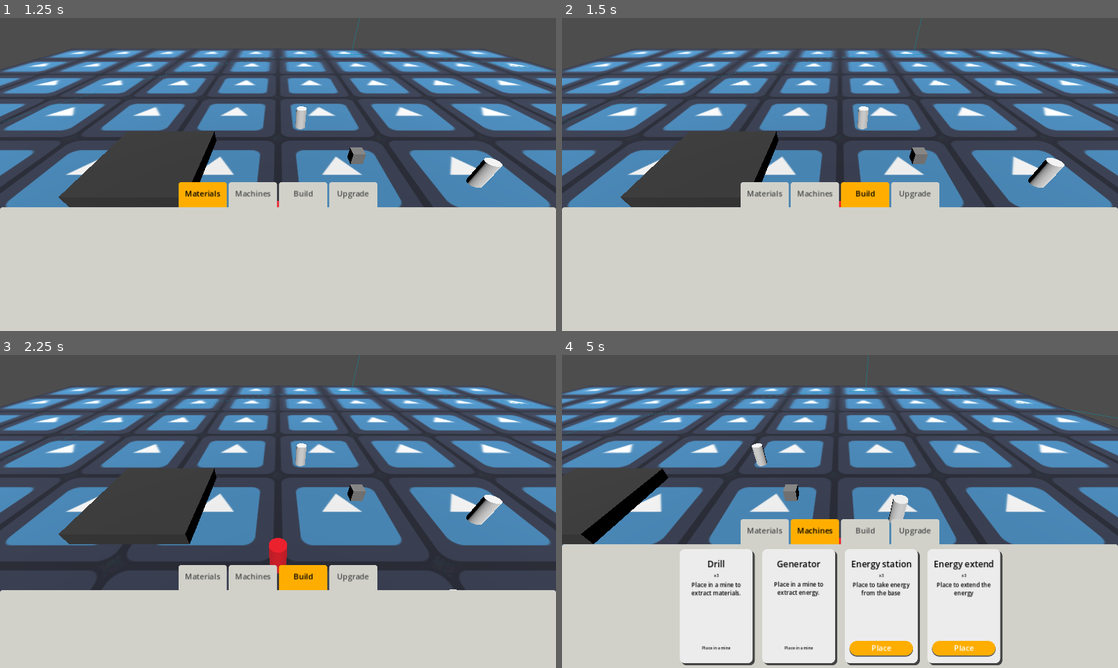
Above: before the commit, frames 1-4 (two rows, left to right).
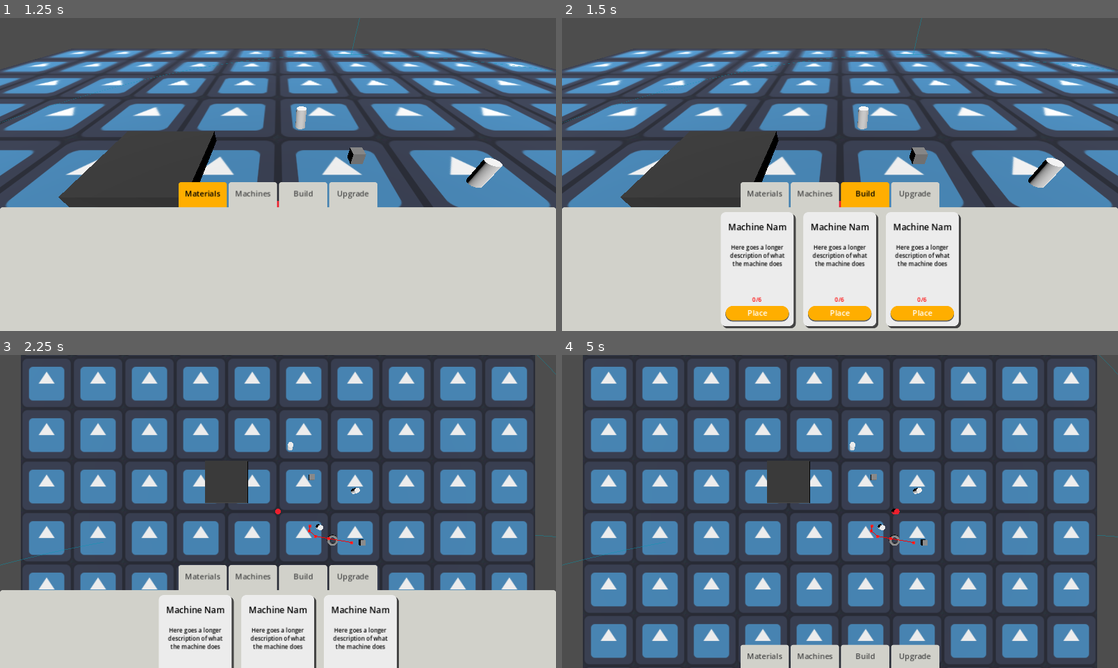
Above: after the commit, the same moments.

Repository: angelR0G/GameOff2024
Game: Godot game, scene res://other_objects/map.tscn
The game is run twice, just before and just after one commit, with the same random seed, the same clock (stepped at 60 frames per second) and the same inputs. The engine's default icon, where the game draws it, is replaced by a stand-in: a white triangle on a blue panel in a dark square.
Inputs (mouse positions are in pixels of both pictures, inside the frame that each line leads up to):
- Up to frame 1 (1.25 s): click "Materials" at 0.5 s
- Up to frame 2 (1.5 s): click "Build" at 1.25 s
- Up to frame 3 (2.25 s): click "Build" (after the commit: "Place") at 2 s
- Up to frame 4 (5 s): move the mouse to (962, 495) at 2.77 s; hold D (right) 2.78-3.53 s; hold E (interact) 2.78-3.53 s; move the mouse to (728, 527) at 3.52 s; hold Q (back) 3.53-4.25 s; click (728, 527) at 3.6 s; click (812, 655) at 4.25 s, where only the run before the commit has a clickable "Machines"

Frame 1 is identical in both runs. In frame 2, 14% of the frame differs, in the area x 28-72%, y 62-100%; in frame 3, 53%; in frame 4, 77%, in the area x 0-100%, y 0-100%.
Error after the commit: Invalid call. Nonexistent function 'get_machine_mesh' in base 'Nil'. (res://other_objects/build_mode.gd:22)

Commit message:
feat: add cost displays for menus

Diff:
--- a/machines/drill.gd
+++ b/machines/drill.gd
@@ -1,4 +1,8 @@
 class_name Drill extends MineMachine
+
+const DRILL_BUILD_COST :Dictionary = {
+	1 : 6 # Material 1, quantity 6
+}
 
 var material_amount :int = 0
 var current_weight :int = 0
--- a/machines/machine_base.gd
+++ b/machines/machine_base.gd
@@ -17,6 +17,7 @@
 var powered:bool = false : set = set_machine_powered
 var can_be_placed_on_world :bool = true
 var place_instructions :String = ""
+var build_cost :Dictionary = {}
 
 
 func is_working() -> bool:
--- a/materials/material_container.gd
+++ b/materials/material_container.gd
@@ -43,12 +43,12 @@
 func get_all_keys() ->Array:
 	return objects.keys()
 
-func get_value_from_id(id:int) -> int:
-	return objects.get(id)
+func get_material_quantity_from_id(id:int) -> int:
+	return objects.get(id, 0)
 
 func transfer_materials(materialsOrigin: MaterialContainer) -> void:
 	for key in materialsOrigin.get_all_keys():
-		var value :int = materialsOrigin.get_value_from_id(key)
+		var value :int = materialsOrigin.get_material_quantity_from_id(key)
 		add_material(key, value)
 	materialsOrigin.clear()
 
--- /dev/null
+++ b/ui/blueprint_cost_display.gd
@@ -0,0 +1,22 @@
+class_name BlueprintCostDisplay extends HBoxContainer
+
+const COST_ICON_SCENE := preload("res://ui/blueprint_cost_icon.tscn")
+
+func set_cost(materials:Dictionary) -> void:
+	for child in get_children():
+		child.queue_free()
+
+	for material_id:int in materials.keys():
+		var required_amount :int = materials[material_id]
+		var player_amount :int = 0
+		var new_icon := COST_ICON_SCENE.instantiate()
+
+		if Player.Instance:
+			player_amount = Player.Instance.materials.get_material_quantity_from_id(material_id)
+
+		new_icon.get_child(0).texture = MATERIALS.search_by_id(material_id).sprite
+
+		new_icon.get_child(1).text = str(player_amount) + "/" + str(required_amount)
+		new_icon.get_child(1).add_theme_color_override("font_color", Color.BLACK if player_amount >= required_amount else Color.RED)
+
+		add_child(new_icon)
--- /dev/null
+++ b/ui/blueprint_cost_display.tscn
@@ -0,0 +1,13 @@
+[gd_scene load_steps=2 format=3 uid="uid://1ldpht6mberg"]
+
+[ext_resource type="Script" path="res://ui/blueprint_cost_display.gd" id="1_1stn4"]
+
+[node name="BlueprintCostDisplay" type="HBoxContainer"]
+anchors_preset = 15
+anchor_right = 1.0
+anchor_bottom = 1.0
+grow_horizontal = 2
+grow_vertical = 2
+size_flags_horizontal = 3
+alignment = 1
+script = ExtResource("1_1stn4")
--- /dev/null
+++ b/ui/blueprint_cost_icon.tscn
@@ -0,0 +1,23 @@
+[gd_scene load_steps=2 format=3 uid="uid://dejbntp2uj5e0"]
+
+[ext_resource type="Texture2D" uid="uid://bd0wpcadrq5yw" path="res://icon.svg" id="1_tstig"]
+
+[node name="BlueprintCostIcon" type="VBoxContainer"]
+custom_minimum_size = Vector2(30, 30)
+offset_right = 1.0
+offset_bottom = 27.0
+theme_override_constants/separation = -2
+
+[node name="Icon" type="TextureRect" parent="."]
+custom_minimum_size = Vector2(30, 30)
+layout_mode = 2
+size_flags_horizontal = 4
+texture = ExtResource("1_tstig")
+expand_mode = 5
+
+[node name="CostLabel" type="Label" parent="."]
+layout_mode = 2
+theme_override_colors/font_color = Color(0, 0, 0, 1)
+theme_override_font_sizes/font_size = 12
+text = "2/3"
+horizontal_alignment = 1
--- /dev/null
+++ b/ui/blueprint_icon.gd
@@ -0,0 +1,41 @@
+class_name Blueprint extends AspectRatioContainer
+
+var machine:Machine
+
+@onready var name_label := $BlueprintIcon/MarginContainer/VBoxContainer/MarginContainer/VBoxContainer/BlueprintNameLabel
+@onready var description_label := $BlueprintIcon/MarginContainer/VBoxContainer/BlueprintDescriptionLabel
+@onready var build_button := $BlueprintIcon/MarginContainer/VBoxContainer/MarginContainer2/VBoxContainer/BuildButton
+@onready var blueprint_cost_display: BlueprintCostDisplay = $BlueprintIcon/MarginContainer/VBoxContainer/MarginContainer2/VBoxContainer/BlueprintCostDisplay
+
+func _ready() -> void:
+	blueprint_cost_display.set_cost(Drill.DRILL_BUILD_COST)
+
+func set_machine_name(text:String) -> void:
+	name_label.text = text
+
+
+func set_machine_description(text:String) -> void:
+	description_label.text = text
+
+
+func set_machine(new_machine:Machine) ->void:
+	machine = new_machine
+	set_machine_name(machine.machine_name)
+	set_machine_description(machine.description)
+
+
+func enter_build_mode() -> void:
+	var player := Player.Instance
+	var hud := player.hud
+
+	BUILDMODE.enter_build_mode(machine)
+	player.input_disabled = true
+	hud.set_menu_visibility(false)
+	hud.set_menu_enabled(false)
+
+	await BUILDMODE.build_mode_exited
+
+	player.input_disabled = false
+	hud.show_machines_inventory()
+	hud.set_menu_visibility(true)
+	hud.set_menu_enabled(true)
--- /dev/null
+++ b/ui/blueprint_icon.tscn
@@ -0,0 +1,83 @@
+[gd_scene load_steps=5 format=3 uid="uid://c8dpceh8gf0mo"]
+
+[ext_resource type="Script" path="res://ui/blueprint_icon.gd" id="1_imh73"]
+[ext_resource type="Theme" uid="uid://bbdvh3qc5ymts" path="res://resources/blueprint.tres" id="2_c36ln"]
+[ext_resource type="StyleBox" uid="uid://bnhcwxhd2hlsi" path="res://resources/material_icon_background.tres" id="3_1m1ig"]
+[ext_resource type="PackedScene" uid="uid://1ldpht6mberg" path="res://ui/blueprint_cost_display.tscn" id="4_f8lax"]
+
+[node name="Blueprint" type="AspectRatioContainer"]
+offset_right = 151.0
+offset_bottom = 200.0
+ratio = 0.618
+stretch_mode = 1
+script = ExtResource("1_imh73")
+
+[node name="BlueprintIcon" type="PanelContainer" parent="."]
+custom_minimum_size = Vector2(151, 200)
+layout_mode = 2
+theme = ExtResource("2_c36ln")
+theme_override_styles/panel = ExtResource("3_1m1ig")
+
+[node name="MarginContainer" type="MarginContainer" parent="BlueprintIcon"]
+layout_mode = 2
+theme_override_constants/margin_left = 10
+theme_override_constants/margin_top = 10
+theme_override_constants/margin_right = 10
+theme_override_constants/margin_bottom = 10
+
+[node name="VBoxContainer" type="VBoxContainer" parent="BlueprintIcon/MarginContainer"]
+layout_mode = 2
+
+[node name="MarginContainer" type="MarginContainer" parent="BlueprintIcon/MarginContainer/VBoxContainer"]
+custom_minimum_size = Vector2(0, 50)
+layout_mode = 2
+size_flags_vertical = 0
+theme_override_constants/margin_top = 8
+
+[node name="VBoxContainer" type="VBoxContainer" parent="BlueprintIcon/MarginContainer/VBoxContainer/MarginContainer"]
+layout_mode = 2
+size_flags_vertical = 0
+
+[node name="BlueprintNameLabel" type="Label" parent="BlueprintIcon/MarginContainer/VBoxContainer/MarginContainer/VBoxContainer"]
+layout_mode = 2
+theme_override_colors/font_color = Color(0, 0, 0, 1)
+theme_override_font_sizes/font_size = 18
+text = "Machine Name"
+horizontal_alignment = 1
+clip_text = true
+text_overrun_behavior = 1
+
+[node name="BlueprintDescriptionLabel" type="Label" parent="BlueprintIcon/MarginContainer/VBoxContainer"]
+custom_minimum_size = Vector2(60, 0)
+layout_mode = 2
+size_flags_vertical = 3
+theme_override_colors/font_color = Color(0, 0, 0, 1)
+theme_override_constants/line_spacing = -1
+theme_override_font_sizes/font_size = 12
+text = "Here goes a longer description of what the machine does and how to use it. But not too large."
+horizontal_alignment = 1
+autowrap_mode = 2
+clip_text = true
+text_overrun_behavior = 2
+
+[node name="MarginContainer2" type="MarginContainer" parent="BlueprintIcon/MarginContainer/VBoxContainer"]
+layout_mode = 2
+size_flags_vertical = 8
+theme_override_constants/margin_top = 10
+theme_override_constants/margin_bottom = 2
+
+[node name="VBoxContainer" type="VBoxContainer" parent="BlueprintIcon/MarginContainer/VBoxContainer/MarginContainer2"]
+layout_mode = 2
+size_flags_vertical = 8
+alignment = 2
+
+[node name="BlueprintCostDisplay" parent="BlueprintIcon/MarginContainer/VBoxContainer/MarginContainer2/VBoxContainer" instance=ExtResource("4_f8lax")]
+layout_mode = 2
+
+[node name="BuildButton" type="Button" parent="BlueprintIcon/MarginContainer/VBoxContainer/MarginContainer2/VBoxContainer"]
+custom_minimum_size = Vector2(0, 30)
+layout_mode = 2
+size_flags_vertical = 4
+text = "Place"
+
+[connection signal="pressed" from="BlueprintIcon/MarginContainer/VBoxContainer/MarginContainer2/VBoxContainer/BuildButton" to="." method="enter_build_mode"]
--- a/ui/hud.gd
+++ b/ui/hud.gd
@@ -10,6 +10,7 @@
 @onready var materials_inv_display := $Menu/VBoxContainer/MenuDisplay/MaterialsInventoryDisplay
 @onready var machines_inv_display := $Menu/VBoxContainer/MenuDisplay/MachinesInventoryDisplay
 @onready var machines_inv_container := $Menu/VBoxContainer/MenuDisplay/MachinesInventoryDisplay/ScrollContainer/MarginContainer/HBoxContainer
+@onready var build_menu_display := $Menu/VBoxContainer/MenuDisplay/BuildMenuDisplay
 
 
 func set_menu_visibility(new_state:bool) -> void:
@@ -72,7 +73,7 @@
 
 		container.add_child(new_mat_icon)
 		new_mat_icon.set_sprite(MATERIALS.search_by_id(mat_id).sprite)
-		new_mat_icon.set_number(player_materials.get_value_from_id(mat_id))
+		new_mat_icon.set_number(player_materials.get_material_quantity_from_id(mat_id))
 
 	mat_container_2.visible = mat_container_2.get_child_count() > 0
 
@@ -109,6 +110,7 @@
 # # #
 func show_build_menu() -> void:
 	untoggle_buttons(menu_buttons.get_child(2))
+	update_menu_screens_visibility(build_menu_display)
 
 
 func show_upgrades_menu() -> void:
--- a/ui/hud.tscn
+++ b/ui/hud.tscn
@@ -1,7 +1,8 @@
-[gd_scene load_steps=3 format=3 uid="uid://cfjsaxbypqcrh"]
+[gd_scene load_steps=4 format=3 uid="uid://cfjsaxbypqcrh"]
 
 [ext_resource type="Script" path="res://ui/hud.gd" id="1_36fne"]
 [ext_resource type="Theme" uid="uid://do4klmwnfpkxv" path="res://resources/inventory_menu.tres" id="1_ukre5"]
+[ext_resource type="PackedScene" uid="uid://c8dpceh8gf0mo" path="res://ui/blueprint_icon.tscn" id="3_f3wcr"]
 
 [node name="Hud" type="CanvasLayer"]
 script = ExtResource("1_36fne")
@@ -102,6 +103,40 @@
 theme_override_constants/separation = 20
 alignment = 1
 
+[node name="BuildMenuDisplay" type="MarginContainer" parent="Menu/VBoxContainer/MenuDisplay"]
+visible = false
+layout_mode = 2
+theme_override_constants/margin_left = 20
+theme_override_constants/margin_top = 10
+theme_override_constants/margin_right = 20
+
+[node name="ScrollContainer" type="ScrollContainer" parent="Menu/VBoxContainer/MenuDisplay/BuildMenuDisplay"]
+layout_mode = 2
+vertical_scroll_mode = 0
+
+[node name="MarginContainer" type="MarginContainer" parent="Menu/VBoxContainer/MenuDisplay/BuildMenuDisplay/ScrollContainer"]
+layout_mode = 2
+size_flags_horizontal = 3
+size_flags_vertical = 3
+theme_override_constants/margin_left = 5
+theme_override_constants/margin_right = 5
+theme_override_constants/margin_bottom = 10
+
+[node name="HBoxContainer" type="HBoxContainer" parent="Menu/VBoxContainer/MenuDisplay/BuildMenuDisplay/ScrollContainer/MarginContainer"]
+layout_mode = 2
+size_flags_vertical = 3
+theme_override_constants/separation = 20
+alignment = 1
+
+[node name="Blueprint" parent="Menu/VBoxContainer/MenuDisplay/BuildMenuDisplay/ScrollContainer/MarginContainer/HBoxContainer" instance=ExtResource("3_f3wcr")]
+layout_mode = 2
+
+[node name="Blueprint3" parent="Menu/VBoxContainer/MenuDisplay/BuildMenuDisplay/ScrollContainer/MarginContainer/HBoxContainer" instance=ExtResource("3_f3wcr")]
+layout_mode = 2
+
+[node name="Blueprint2" parent="Menu/VBoxContainer/MenuDisplay/BuildMenuDisplay/ScrollContainer/MarginContainer/HBoxContainer" instance=ExtResource("3_f3wcr")]
+layout_mode = 2
+
 [connection signal="pressed" from="Menu/VBoxContainer/MenuButtons/MaterialsInventoryButton" to="." method="show_materials_inventory"]
 [connection signal="toggled" from="Menu/VBoxContainer/MenuButtons/MaterialsInventoryButton" to="." method="set_menu_visibility"]
 [connection signal="pressed" from="Menu/VBoxContainer/MenuButtons/MachineInventoryButton" to="." method="show_machines_inventory"]
Not shown: 1 places in ui/machine_inventory_icon.tscn that only renumber resources
